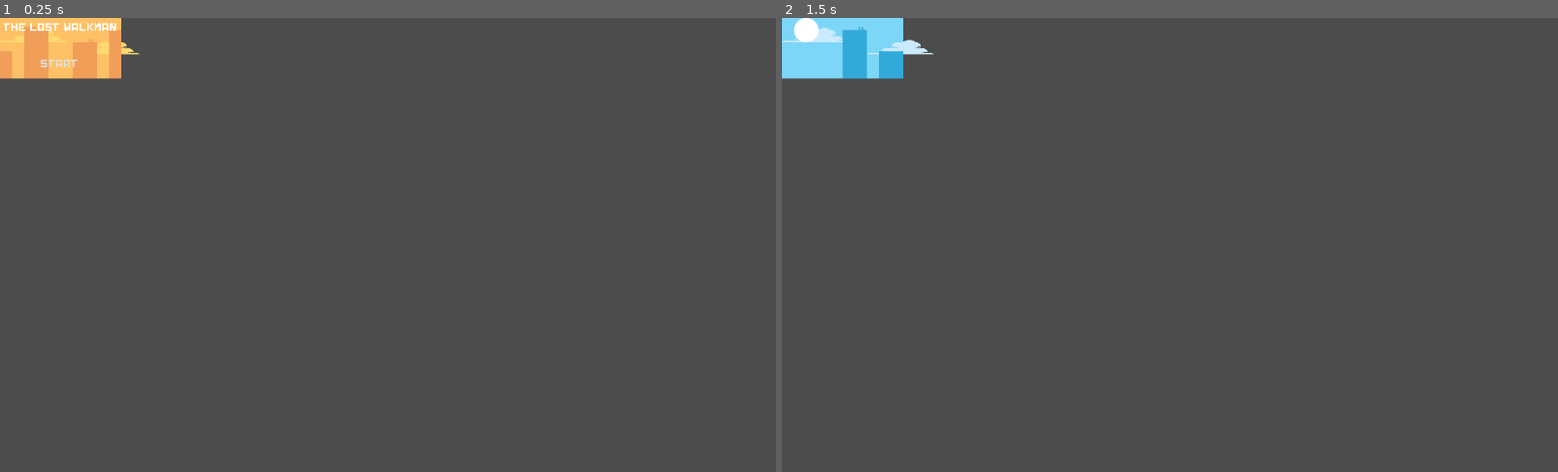
Above: before the commit, frames 1-2 (left to right).
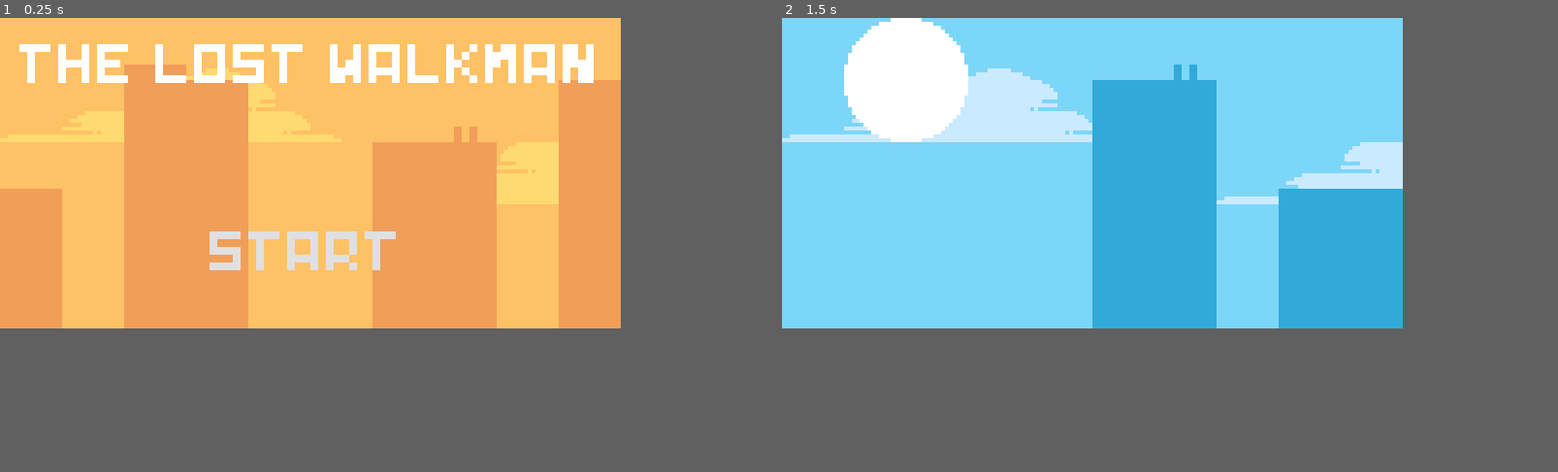
Above: after the commit, the same moments.

Repository: Glow-Project/LostTech
Game: Godot game, scene res://Menu/Menu.tscn
Two runs of this game, one before a commit and one after it. Both use one fixed random seed, a clock stepped at 60 frames per second and the inputs below. Before the commit the project has no main scene; this scene is started directly in both runs.
Inputs:
- Up to frame 1 (0.25 s): no input
- Up to frame 2 (1.5 s): click "Start" at 0.5 s; tap Enter at 1.25 s
In our replay, the window is 800x468 before the commit and 640x320 after it. These sizes can differ from the game's own. Grey fills any space a smaller window leaves; there, only what the larger window draws over its background counts as a difference.

The runs differ from the first frame. In frame 1, 54% of the frame differs, in the area x 0-80%, y 0-69%; in frame 2, 54%.

Commit message:
Added menu

Diff:
--- a/project.godot
+++ b/project.godot
@@ -10,8 +10,18 @@
 
 [application]
 
-config/name="LostTech"
+config/name="The lost Walkman"
+run/main_scene="res://Menu/Menu.tscn"
 config/icon="res://icon.png"
+
+[display]
+
+window/size/width=160
+window/size/height=80
+window/size/test_width=1020
+window/size/test_height=510
+window/stretch/mode="2d"
+window/stretch/aspect="keep"
 
 [physics]
 
@@ -19,5 +29,4 @@
 
 [rendering]
 
-quality/driver/driver_name="GLES3"
 environment/default_environment="res://default_env.tres"
